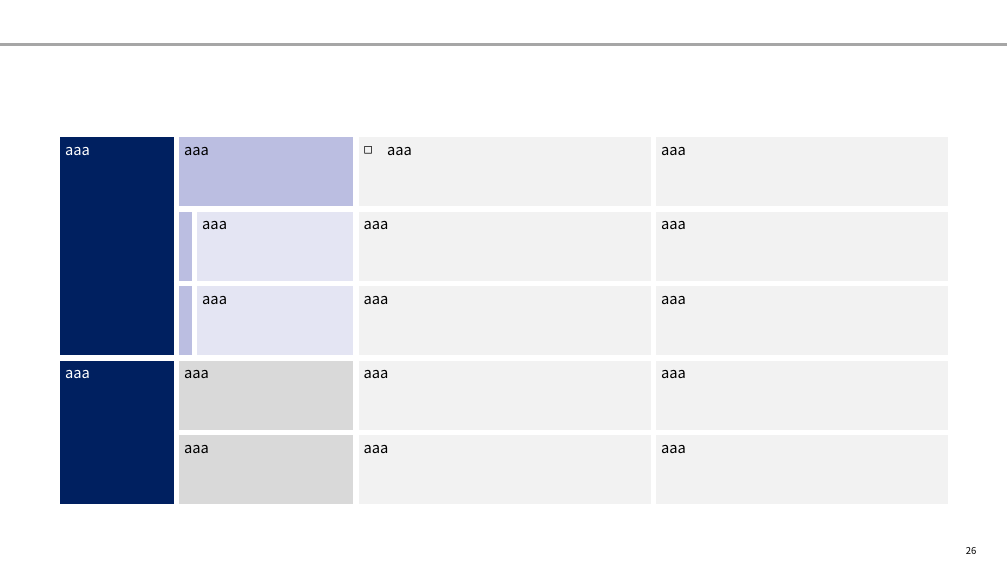
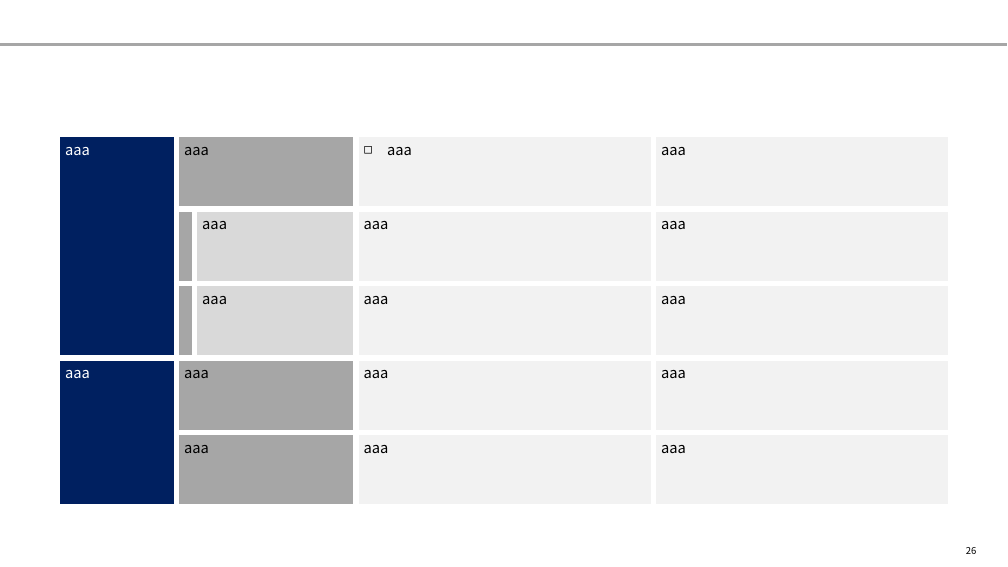
Before and after one commit to yuzucha16/dotfiles, a slide deck: slide 26 of office/Blank.potx. Drawn at 1008x567 pixels with LibreOffice and Linux fonts; fonts in the diff are those of the drawing. Boxes give left, top, right and bottom in pixels: in the first picture for what was removed or moved away, otherwise in the second. Text is boxed around its words. In the diff, an @@ line names an element or a change of style, - is before the commit and + after.

```diff
--- a/office/Blank.potx
+++ b/office/Blank.potx
@@ table at bbox=[57, 135, 951, 507] @@
@@ fill #BBBEE1 to #A6A6A6 in 3 cells @@
@@ fill #E4E5F3 to #D9D9D9 in 2 cells @@
@@ fill #D9D9D9 to #A6A6A6 in 2 cells @@
```
Also in this commit, not shown: 17 other slides changed, 2 slides removed, 2 other files.
